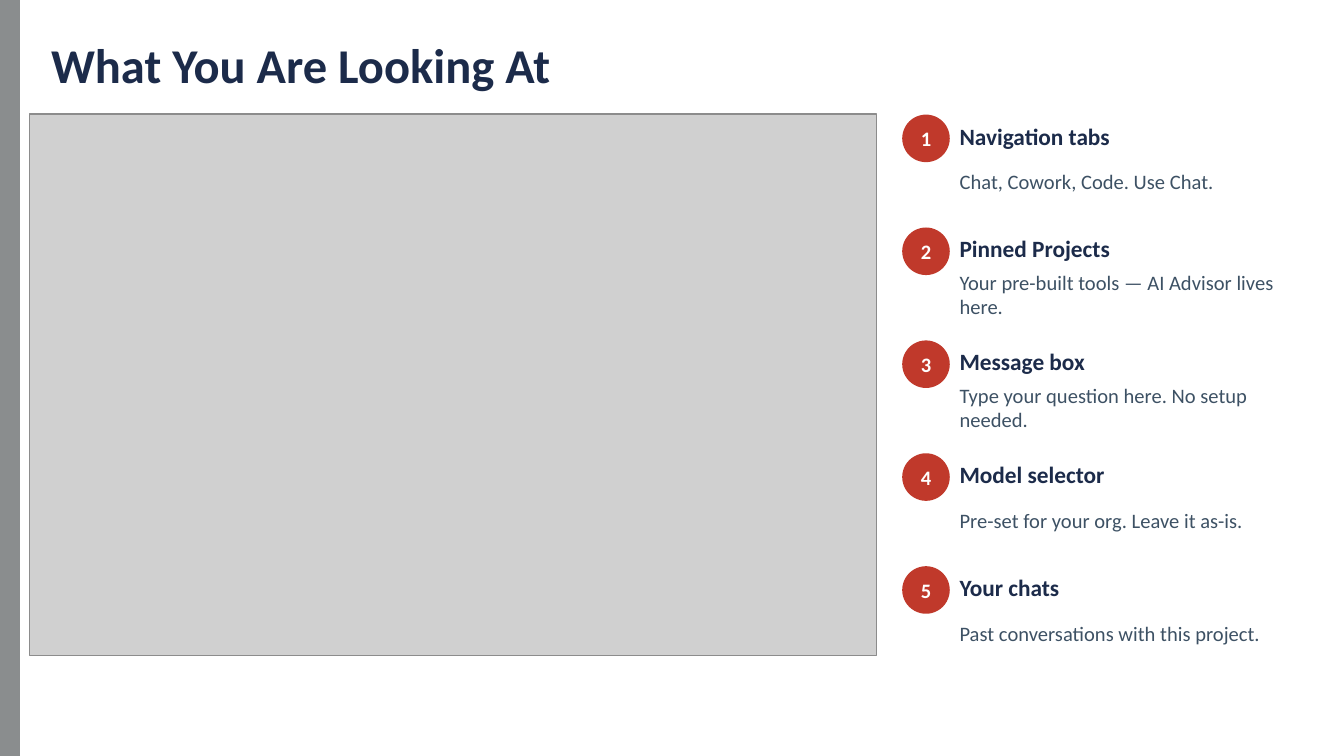
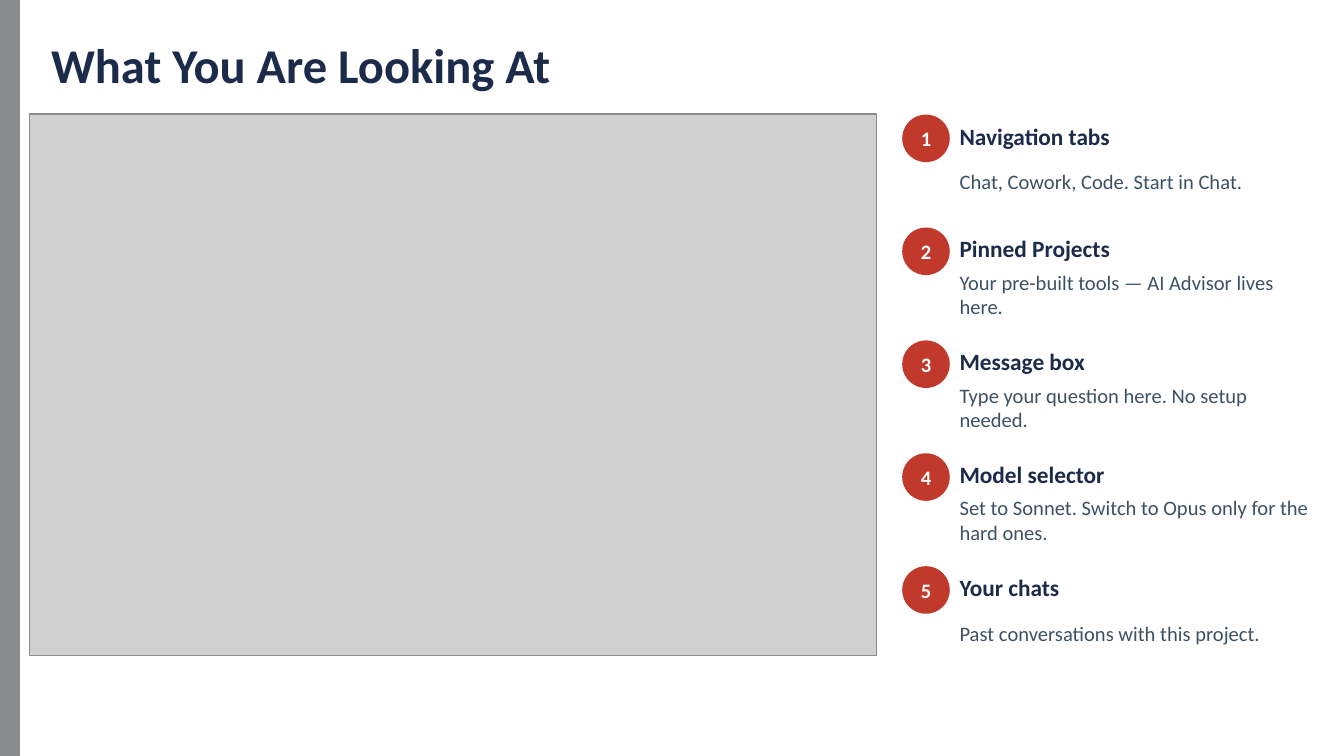
Before and after one commit to abaker421/sta-training-hub, a slide deck: slide 7 of dist/files/ai-tools-getting-started.pptx. Drawn at 1344x756 pixels with LibreOffice and Linux fonts; fonts in the diff are those of the drawing; grey boxes stand for pictures. Boxes give left, top, right and bottom in pixels: in the first picture for what was removed or moved away, otherwise in the second. Text is boxed around its words. In the diff, an @@ line names an element or a change of style, - is before the commit and + after.

```diff
--- a/dist/files/ai-tools-getting-started.pptx
+++ b/dist/files/ai-tools-getting-started.pptx
@@ text at (x1=960, y1=174, x2=1242, y2=192): text changed @@
-Chat, Cowork, Code. Use Chat.
+Chat, Cowork, Code. Start in Chat.
@@ text at (x1=960, y1=500, x2=1308, y2=540): text changed @@
-Pre-set for your org. Leave it as-is.
+Set to Sonnet. Switch to Opus only for the hard ones.
```
Also in this commit, not shown: 3 other slides changed, 3 other files.
